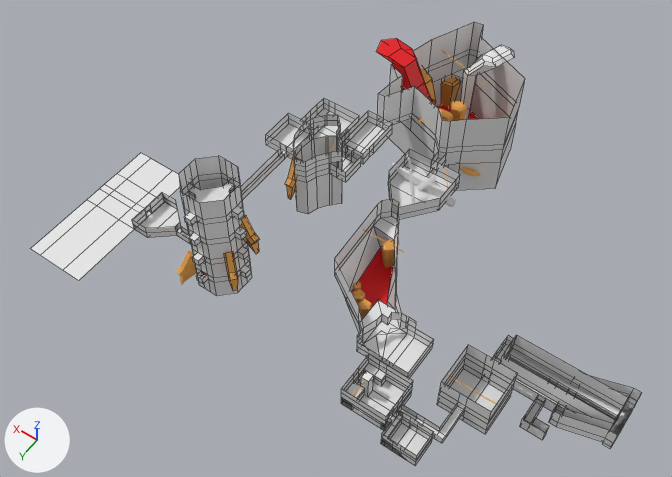
An edit to the FBX model Juice Rush/Assets/Levels/Level1.fbx, drawn before and after from the same camera.
Both versions are drawn from a 50 mm lens placed at (-18.4, 108.8, 202.0), pointed at (68.8, -13.2, 10.3). The axes (+X, +Y, +Z) are drawn at lower left. The lights are the same throughout. Mesh edges are drawn as thin lines on the coarser meshes. Where no turn or scale is listed for an object, it has been applied to the vertices.
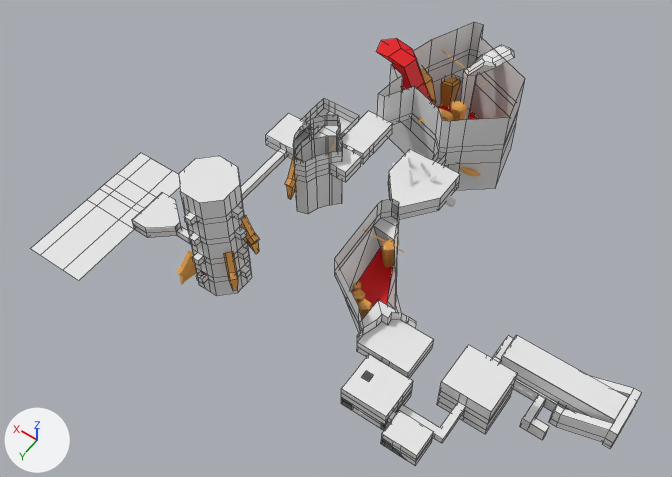
Changed parts and their boxes (x1, y1, x2, y2) in the pictures (672 x 477 px):
```json
{"object": "Roof", "change": "added", "after": [133, 111, 641, 456]}
```

Edits to the scene script, one JSON object a line:
```json
{"op": "add", "block": "me_plane_060", "code": ["me_plane_060 = bpy.data.meshes.new('Plane.060')", "me_plane_060.from_pydata(...)  # 226 vertices, 34 faces; spans x -15.0..117.8, y -49.3..28.0, z 2.0..36.0", "me_plane_060.materials.append(mat_material)  # white #e7e7e7"]}
{"op": "add", "block": "ob_roof", "code": ["ob_roof = bpy.data.objects.new('Roof', me_plane_060)", "ob_roof.location = (0.0, 0.0, 0.0)"]}
```
